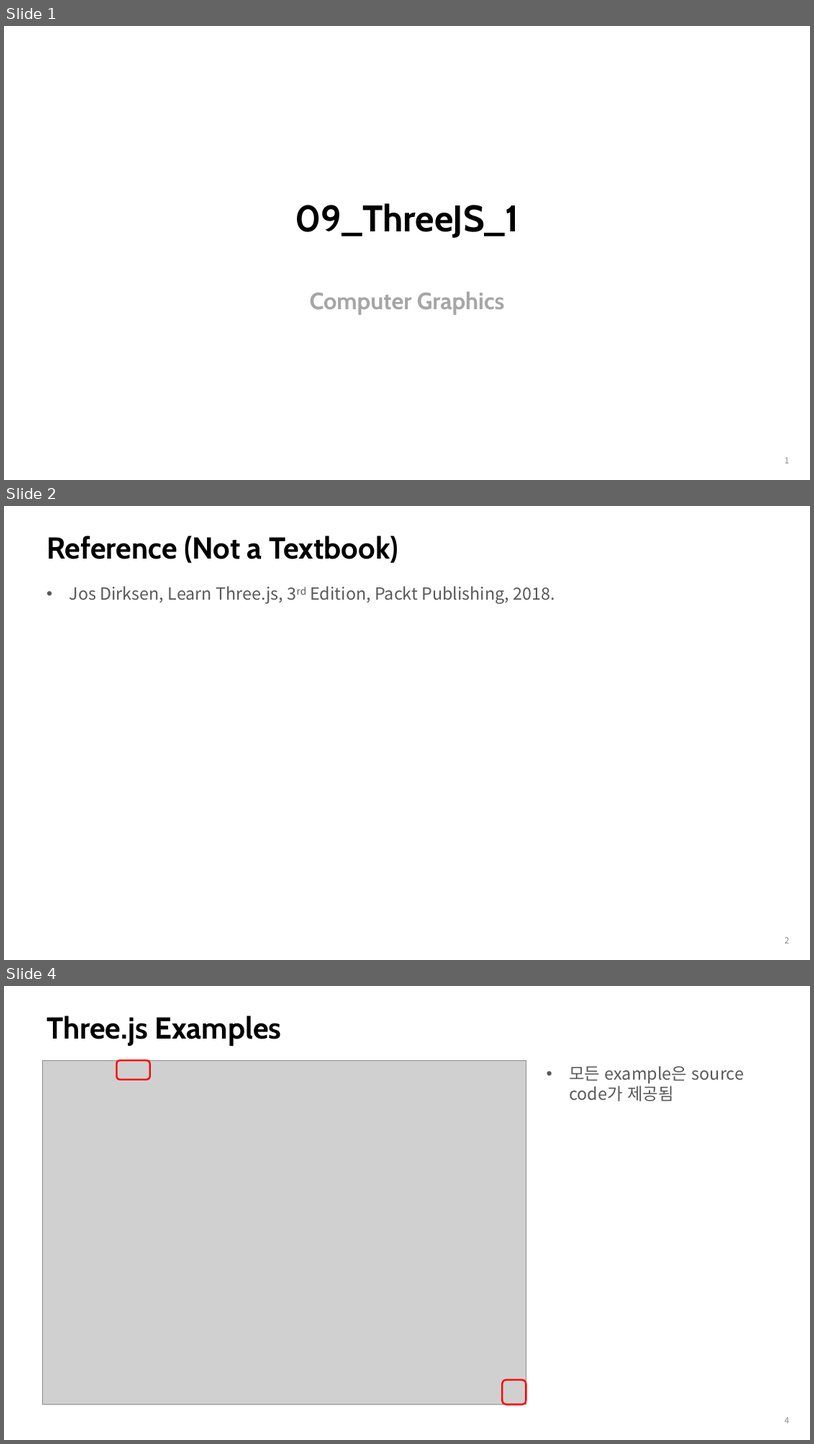
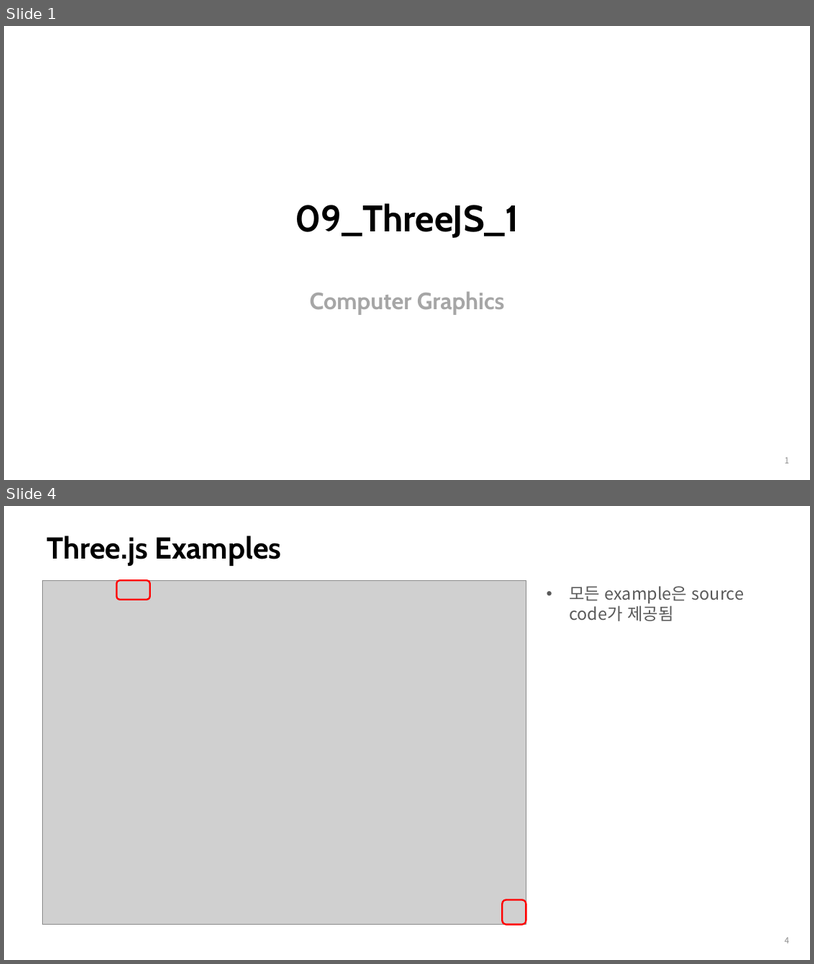
Before and after one commit to enaedong/WebGLDistFork, a slide deck: Notes/09_ThreeJS_1.pptx. Shown one above the other, each under a label of ours: slides 1, 2 and 4 before the commit, slides 1 and 4 after it; the slides between them are not shown. The pictures are 814x1444 and 814x964 pixels, drawn with LibreOffice and Linux fonts; fonts in the diff are those of the drawing; grey boxes stand for pictures. Boxes give left, top, right and bottom in pixels: in the first picture for what was removed or moved away, otherwise in the second. Text is boxed around its words. In the diff, an @@ line names an element or a change of style, - is before the commit and + after.

```diff
--- a/Notes/09_ThreeJS_1.pptx
+++ b/Notes/09_ThreeJS_1.pptx
@@ slide 2 removed at (x1=4, y1=506, x2=810, y2=960), background #FFFFFF @@
@@ title removed at (x1=46, y1=536, x2=399, y2=563) @@
-Reference (Not a Textbook)
@@ text removed at (x1=70, y1=586, x2=555, y2=604) @@
-• Jos Dirksen, Learn Three.js, 3rd Edition, Packt Publishing, 2018.
@@ page number removed at (x1=785, y1=937, x2=790, y2=943) @@
-2
```
Also in this commit, not shown: 2 slides changed, 1 slide added, 3 other files.
